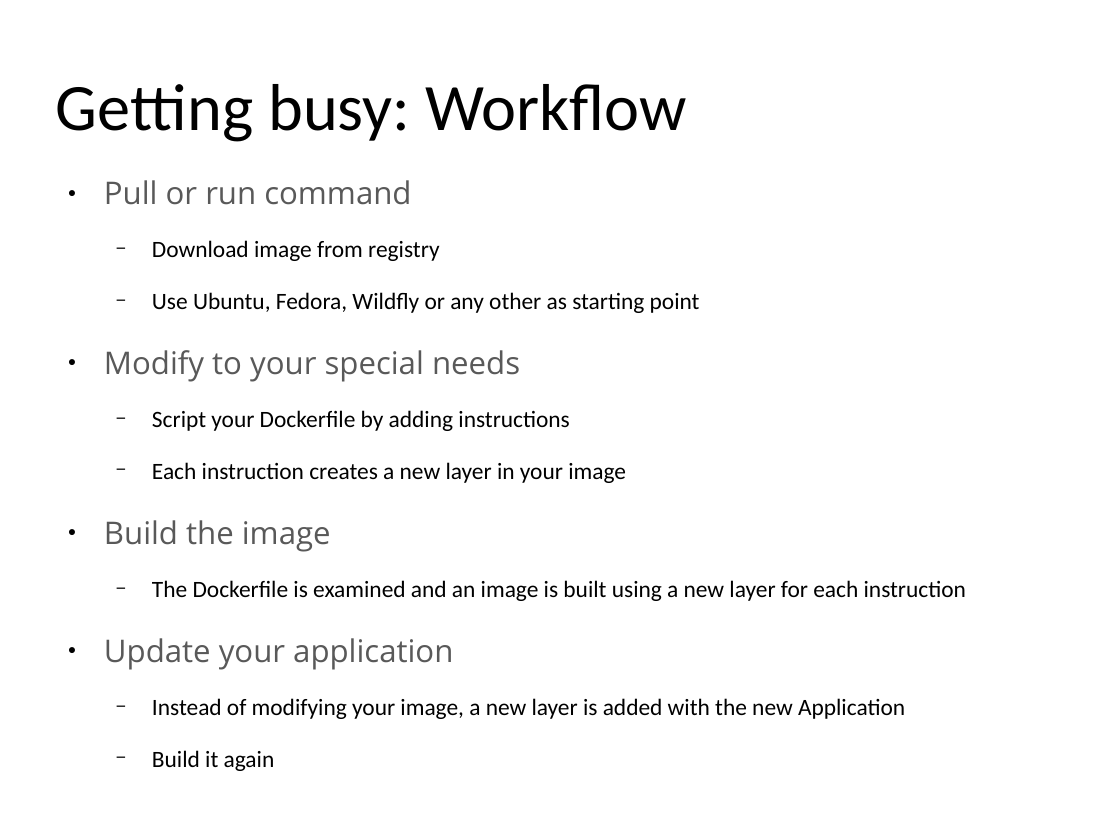
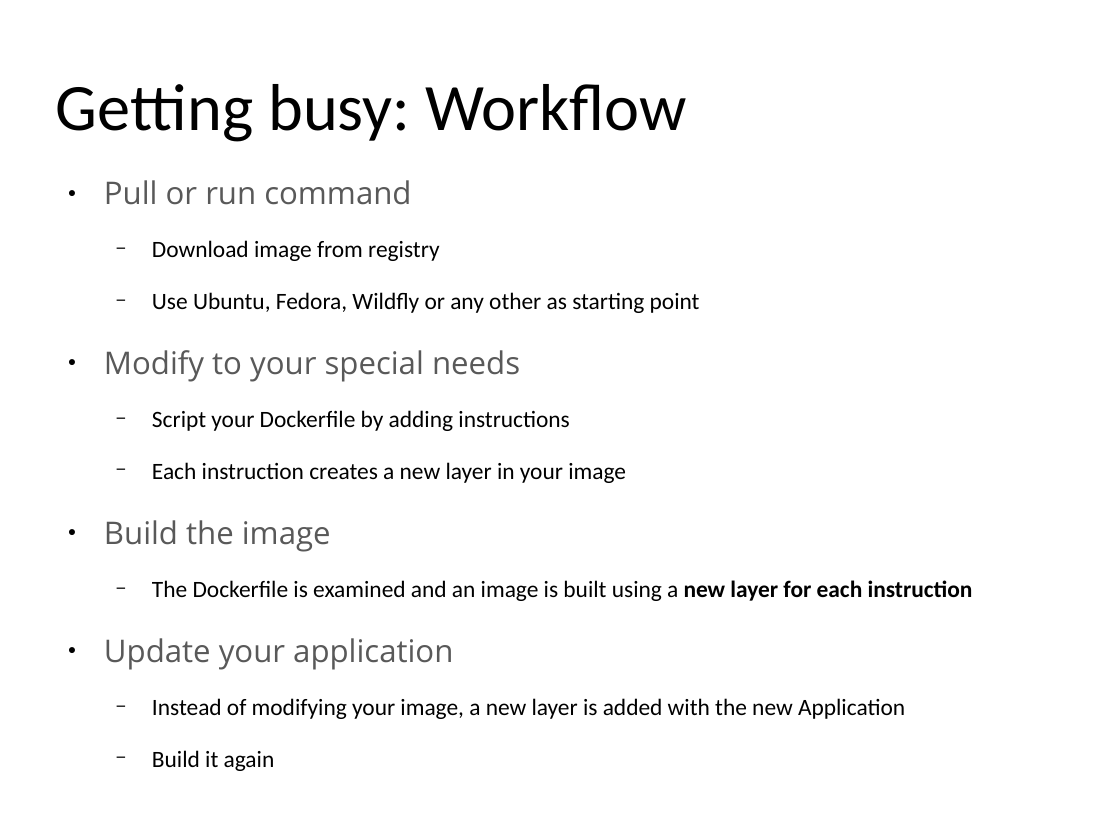
Before and after one commit to yeronimuz/gossip, a slide deck: slide 30 of presentation/docker_for_java_v1.0.odp (slide 17 before the commit). Drawn at 1120x840 pixels with LibreOffice and Linux fonts; fonts in the diff are those of the drawing; background and template pictures are left out. Boxes give left, top, right and bottom in pixels: in the first picture for what was removed or moved away, otherwise in the second. Text is boxed around its words. In the diff, an @@ line names an element or a change of style, - is before the commit and + after.

```diff
--- a/presentation/docker_for_java_v1.0.odp
+++ b/presentation/docker_for_java_v1.0.odp
@@ text at [152,580,973,601]: bold on in "new layer for each instruction" @@
```
Also in this commit, not shown: 4 other slides changed, 18 slides added.
